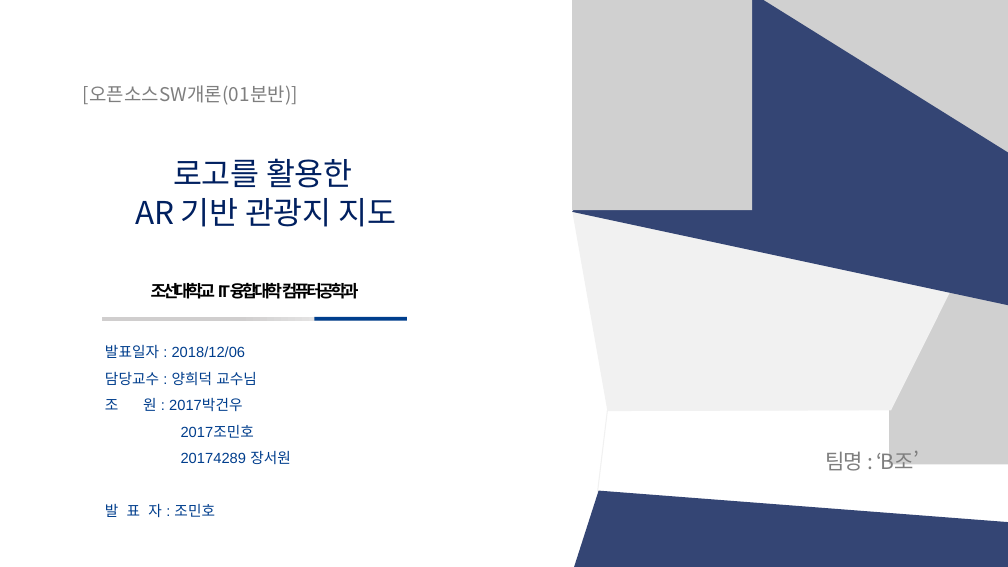
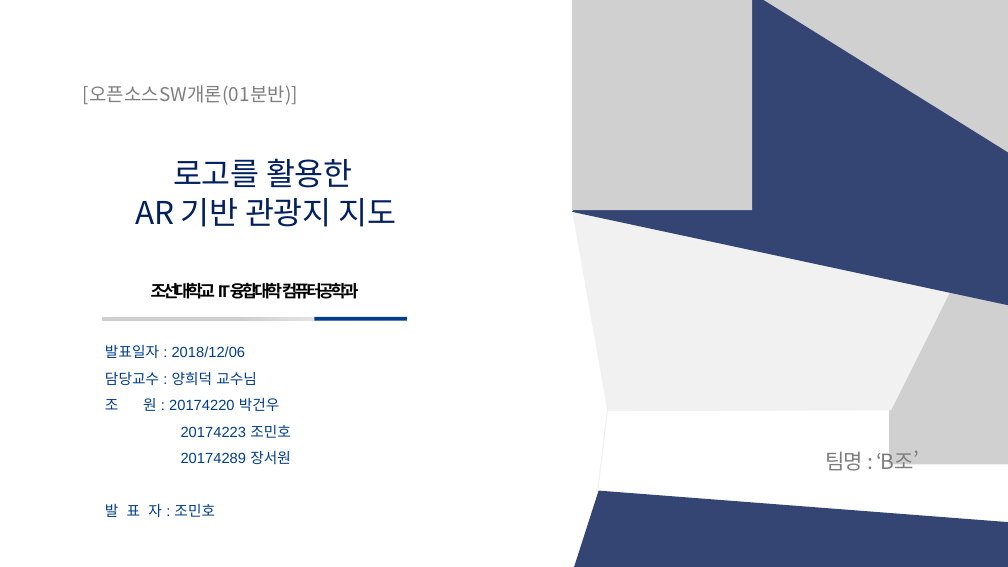
Before and after one commit to pgw3435/B, a slide deck: slide 1 of 오픈소스B.pptx. Drawn at 1008x567 pixels with LibreOffice and Linux fonts; fonts in the diff are those of the drawing; grey boxes stand for pictures. Boxes give left, top, right and bottom in pixels: in the first picture for what was removed or moved away, otherwise in the second. Text is boxed around its words. In the diff, an @@ line names an element or a change of style, - is before the commit and + after.

```diff
--- a/오픈소스B.pptx
+++ b/오픈소스B.pptx
@@ text at (x1=105, y1=398, x2=291, y2=438): text changed @@
-조 원 : 2017박건우
-2017조민호
+조 원 : 20174220 박건우
+20174223 조민호
```
Also in this commit, not shown: 5 other slides changed, 4 slides added, 2 slides removed.
